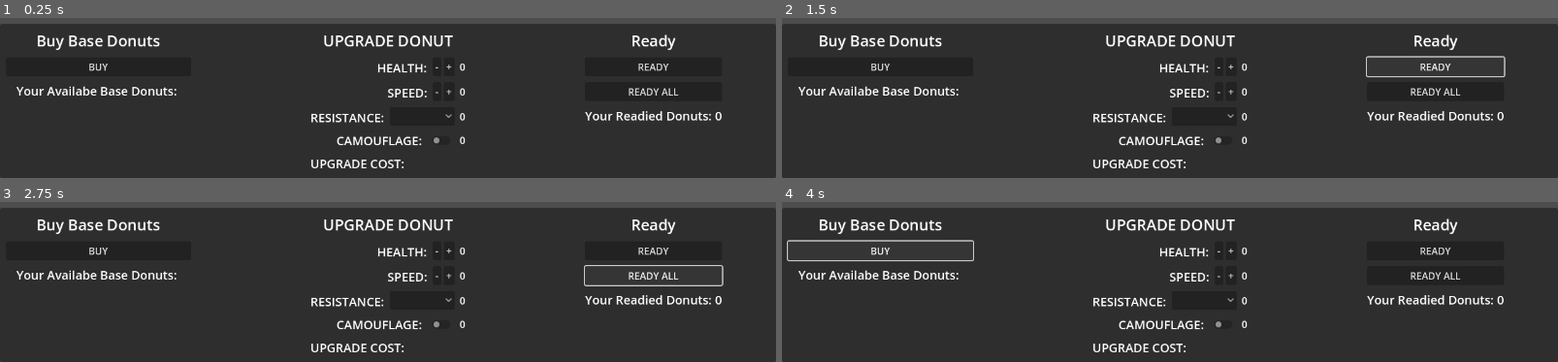
Above: before the commit, frames 1-4 (two rows, left to right).
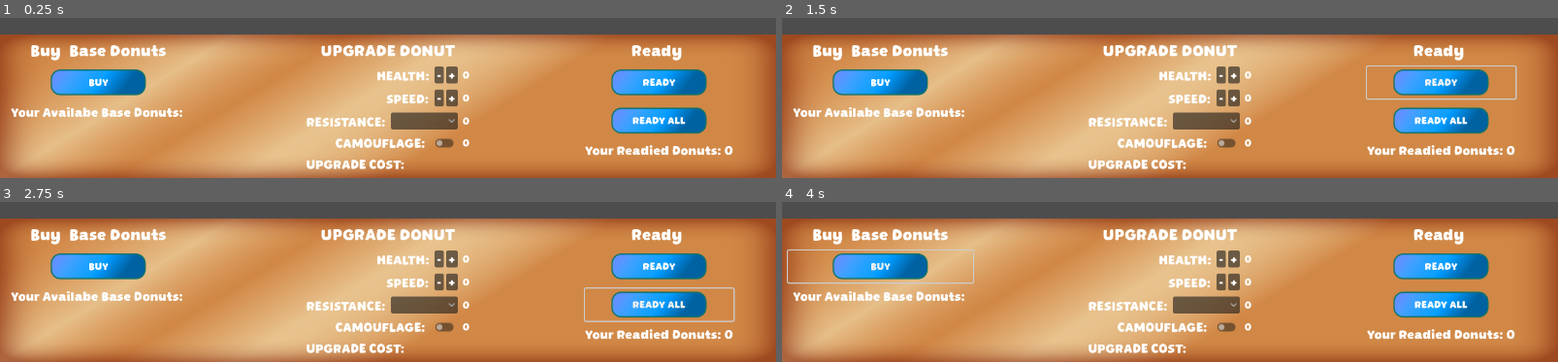
Above: after the commit, the same moments.

Repository: TheMintyMan/ProjectDominut
Game: Godot game, scene res://art/ui/ui_donut_upgrade.tscn
The game is run twice, just before and just after one commit, with the same random seed, the same clock (stepped at 60 frames per second) and the same inputs.
Inputs:
- Up to frame 1 (0.25 s): no input
- Up to frame 2 (1.5 s): click "READY" at 0.5 s; click "READY" at 1.25 s
- Up to frame 3 (2.75 s): click "READY ALL" at 2 s
- Up to frame 4 (4 s): click "READY ALL" at 2.75 s; click "BUY" at 3.5 s

The runs differ from the first frame. In frame 1, 96% of the frame differs, in the area x 0-100%, y 3-100%; in frame 2, 96%; in frame 3, 96%; in frame 4, 96%.

Commit message:
UI art added - buttons

Diff:
--- a/art/characters/fruit_veg/textures/Veggie_material.tres
+++ b/art/characters/fruit_veg/textures/Veggie_material.tres
@@ -3,5 +3,7 @@
 [ext_resource type="Texture2D" uid="uid://dfui4mwpdg54" path="res://art/characters/fruit_veg/textures/Veggie_BaseColor.png" id="1_vopjk"]
 
 [resource]
-transparency = 1
+transparency = 3
+alpha_hash_scale = 1.0
+alpha_antialiasing_mode = 0
 albedo_texture = ExtResource("1_vopjk")
--- /dev/null
+++ b/art/ui/UI_Sprites/CookingBG_Mat.tres
@@ -0,0 +1,3 @@
+[gd_resource type="CanvasItemMaterial" load_steps=0 format=3 uid="uid://dmfubnd8535fn"]
+
+[resource]
--- /dev/null
+++ b/art/ui/UI_Sprites/PanelBG_Theme.tres
@@ -0,0 +1,9 @@
+[gd_resource type="Theme" load_steps=3 format=3 uid="uid://h1stwtlp1a3f"]
+
+[ext_resource type="Texture2D" uid="uid://b8f4u37iydrg3" path="res://art/ui/UI_Sprites/CookingBG_UI.png" id="1_wfsgt"]
+
+[sub_resource type="StyleBoxTexture" id="StyleBoxTexture_e4odi"]
+texture = ExtResource("1_wfsgt")
+
+[resource]
+Panel/styles/panel = SubResource("StyleBoxTexture_e4odi")
--- a/art/ui/ui_donut_upgrade.tscn
+++ b/art/ui/ui_donut_upgrade.tscn
@@ -1,4 +1,15 @@
-[gd_scene load_steps=0 format=3 uid="uid://b0fslalvgxeag"]
+[gd_scene load_steps=5 format=3 uid="uid://hw56ta54n74n"]
+
+[ext_resource type="Texture2D" uid="uid://b8f4u37iydrg3" path="res://art/ui/UI_Sprites/CookingBG_UI.png" id="1_cjet6"]
+[ext_resource type="FontFile" uid="uid://dngvdej52pski" path="res://art/ui/Fonts/Planet Jumbo.otf" id="2_o0ku6"]
+[ext_resource type="Texture2D" uid="uid://duy4hn0b8gup0" path="res://art/ui/UI_Sprites/BaseButton.png" id="2_xcikl"]
+
+[sub_resource type="StyleBoxTexture" id="StyleBoxTexture_o0ku6"]
+texture = ExtResource("1_cjet6")
+expand_margin_left = 20.0
+expand_margin_top = 10.0
+expand_margin_right = 21.0
+expand_margin_bottom = 8.0
 
 [node name="ui_donut_upgrade" type="Control"]
 layout_mode = 3
@@ -17,6 +28,7 @@
 offset_top = -24.080017
 grow_horizontal = 2
 grow_vertical = 0
+theme_override_styles/panel = SubResource("StyleBoxTexture_o0ku6")
 
 [node name="MarginContainer" type="MarginContainer" parent="PanelContainer"]
 layout_mode = 2
@@ -38,13 +50,20 @@
 [node name="Label_BUY_DONUTS" type="Label" parent="PanelContainer/MarginContainer/HBoxContainer/VBox_BuyBaseDonuts"]
 layout_mode = 2
 size_flags_horizontal = 4
+theme_override_colors/font_color = Color(1, 1, 1, 1)
+theme_override_fonts/font = ExtResource("2_o0ku6")
 theme_override_font_sizes/font_size = 25
 text = "Buy Base Donuts"
 horizontal_alignment = 1
 
 [node name="btn_buy_donuts" type="Button" parent="PanelContainer/MarginContainer/HBoxContainer/VBox_BuyBaseDonuts"]
 layout_mode = 2
+theme_override_colors/font_color = Color(1, 1, 1, 1)
+theme_override_fonts/font = ExtResource("2_o0ku6")
 text = "BUY"
+icon = ExtResource("2_xcikl")
+flat = true
+icon_alignment = 1
 
 [node name="HBoxContainer" type="HBoxContainer" parent="PanelContainer/MarginContainer/HBoxContainer/VBox_BuyBaseDonuts"]
 layout_mode = 2
@@ -53,6 +72,8 @@
 [node name="_text_base_donuts" type="Label" parent="PanelContainer/MarginContainer/HBoxContainer/VBox_BuyBaseDonuts/HBoxContainer"]
 layout_mode = 2
 size_flags_horizontal = 4
+theme_override_colors/font_color = Color(1, 1, 1, 1)
+theme_override_fonts/font = ExtResource("2_o0ku6")
 theme_override_font_sizes/font_size = 20
 text = "Your Availabe Base Donuts: "
 horizontal_alignment = 1
@@ -65,6 +86,8 @@
 [node name="Label_UPGRADE" type="Label" parent="PanelContainer/MarginContainer/HBoxContainer/VBox_Upgrade"]
 layout_mode = 2
 size_flags_horizontal = 4
+theme_override_colors/font_color = Color(1, 1, 1, 1)
+theme_override_fonts/font = ExtResource("2_o0ku6")
 theme_override_font_sizes/font_size = 25
 text = "UPGRADE DONUT"
 
@@ -86,20 +109,28 @@
 layout_mode = 2
 size_flags_horizontal = 8
 size_flags_vertical = 8
+theme_override_colors/font_color = Color(1, 1, 1, 1)
+theme_override_fonts/font = ExtResource("2_o0ku6")
 theme_override_font_sizes/font_size = 20
 text = "HEALTH: "
 horizontal_alignment = 1
 
 [node name="btn_remove_health" type="Button" parent="PanelContainer/MarginContainer/HBoxContainer/VBox_Upgrade/HBoxContainer/VBoxContainer3/HBox_HEALTH"]
 layout_mode = 2
+theme_override_colors/font_color = Color(1, 1, 1, 1)
+theme_override_fonts/font = ExtResource("2_o0ku6")
 text = "-"
 
 [node name="btn_add_health" type="Button" parent="PanelContainer/MarginContainer/HBoxContainer/VBox_Upgrade/HBoxContainer/VBoxContainer3/HBox_HEALTH"]
 layout_mode = 2
+theme_override_colors/font_color = Color(1, 1, 1, 1)
+theme_override_fonts/font = ExtResource("2_o0ku6")
 text = "+"
 
 [node name="Label" type="Label" parent="PanelContainer/MarginContainer/HBoxContainer/VBox_Upgrade/HBoxContainer/VBoxContainer3/HBox_HEALTH"]
 layout_mode = 2
+theme_override_colors/font_color = Color(1, 1, 1, 1)
+theme_override_fonts/font = ExtResource("2_o0ku6")
 text = " 0"
 
 [node name="HBox_SPEED" type="HBoxContainer" parent="PanelContainer/MarginContainer/HBoxContainer/VBox_Upgrade/HBoxContainer/VBoxContainer3"]
@@ -110,20 +141,28 @@
 layout_mode = 2
 size_flags_horizontal = 8
 size_flags_vertical = 8
+theme_override_colors/font_color = Color(1, 1, 1, 1)
+theme_override_fonts/font = ExtResource("2_o0ku6")
 theme_override_font_sizes/font_size = 20
 text = "SPEED: "
 horizontal_alignment = 1
 
 [node name="btn_remove_speed" type="Button" parent="PanelContainer/MarginContainer/HBoxContainer/VBox_Upgrade/HBoxContainer/VBoxContainer3/HBox_SPEED"]
 layout_mode = 2
+theme_override_colors/font_color = Color(1, 1, 1, 1)
+theme_override_fonts/font = ExtResource("2_o0ku6")
 text = "-"
 
 [node name="btn_add_speed" type="Button" parent="PanelContainer/MarginContainer/HBoxContainer/VBox_Upgrade/HBoxContainer/VBoxContainer3/HBox_SPEED"]
 layout_mode = 2
+theme_override_colors/font_color = Color(1, 1, 1, 1)
+theme_override_fonts/font = ExtResource("2_o0ku6")
 text = "+"
 
 [node name="Label" type="Label" parent="PanelContainer/MarginContainer/HBoxContainer/VBox_Upgrade/HBoxContainer/VBoxContainer3/HBox_SPEED"]
 layout_mode = 2
+theme_override_colors/font_color = Color(1, 1, 1, 1)
+theme_override_fonts/font = ExtResource("2_o0ku6")
 text = " 0"
 
 [node name="HBox_RESISTANCE" type="HBoxContainer" parent="PanelContainer/MarginContainer/HBoxContainer/VBox_Upgrade/HBoxContainer/VBoxContainer3"]
@@ -134,12 +173,16 @@
 layout_mode = 2
 size_flags_horizontal = 8
 size_flags_vertical = 8
+theme_override_colors/font_color = Color(1, 1, 1, 1)
+theme_override_fonts/font = ExtResource("2_o0ku6")
 theme_override_font_sizes/font_size = 20
 text = "RESISTANCE: "
 horizontal_alignment = 1
 
 [node name="_optn_resistance" type="OptionButton" parent="PanelContainer/MarginContainer/HBoxContainer/VBox_Upgrade/HBoxContainer/VBoxContainer3/HBox_RESISTANCE"]
 layout_mode = 2
+theme_override_colors/font_color = Color(1, 1, 1, 1)
+theme_override_fonts/font = ExtResource("2_o0ku6")
 item_count = 5
 popup/item_0/text = "NONE"
 popup/item_0/id = 0
@@ -154,6 +197,8 @@
 
 [node name="Label" type="Label" parent="PanelContainer/MarginContainer/HBoxContainer/VBox_Upgrade/HBoxContainer/VBoxContainer3/HBox_RESISTANCE"]
 layout_mode = 2
+theme_override_colors/font_color = Color(1, 1, 1, 1)
+theme_override_fonts/font = ExtResource("2_o0ku6")
 text = " 0"
 
 [node name="HBox_CAMOUFLAGE" type="HBoxContainer" parent="PanelContainer/MarginContainer/HBoxContainer/VBox_Upgrade/HBoxContainer/VBoxContainer3"]
@@ -164,6 +209,8 @@
 layout_mode = 2
 size_flags_horizontal = 8
 size_flags_vertical = 8
+theme_override_colors/font_color = Color(1, 1, 1, 1)
+theme_override_fonts/font = ExtResource("2_o0ku6")
 theme_override_font_sizes/font_size = 20
 text = "CAMOUFLAGE: "
 horizontal_alignment = 2
@@ -173,6 +220,8 @@
 
 [node name="Label" type="Label" parent="PanelContainer/MarginContainer/HBoxContainer/VBox_Upgrade/HBoxContainer/VBoxContainer3/HBox_CAMOUFLAGE"]
 layout_mode = 2
+theme_override_colors/font_color = Color(1, 1, 1, 1)
+theme_override_fonts/font = ExtResource("2_o0ku6")
 text = " 0"
 
 [node name="HBox_CAMOUFLAGE2" type="HBoxContainer" parent="PanelContainer/MarginContainer/HBoxContainer/VBox_Upgrade/HBoxContainer/VBoxContainer3"]
@@ -182,6 +231,8 @@
 [node name="_text_upgrade_cost" type="Label" parent="PanelContainer/MarginContainer/HBoxContainer/VBox_Upgrade/HBoxContainer/VBoxContainer3/HBox_CAMOUFLAGE2"]
 layout_mode = 2
 size_flags_horizontal = 8
+theme_override_colors/font_color = Color(1, 1, 1, 1)
+theme_override_fonts/font = ExtResource("2_o0ku6")
 theme_override_font_sizes/font_size = 20
 text = "UPGRADE COST: "
 horizontal_alignment = 1
@@ -194,17 +245,29 @@
 
 [node name="Label_READY" type="Label" parent="PanelContainer/MarginContainer/HBoxContainer/VBox_READY"]
 layout_mode = 2
+theme_override_colors/font_color = Color(1, 1, 1, 1)
+theme_override_fonts/font = ExtResource("2_o0ku6")
 theme_override_font_sizes/font_size = 25
 text = "Ready"
 horizontal_alignment = 1
 
 [node name="btn_ready" type="Button" parent="PanelContainer/MarginContainer/HBoxContainer/VBox_READY"]
 layout_mode = 2
+theme_override_colors/font_color = Color(1, 1, 1, 1)
+theme_override_fonts/font = ExtResource("2_o0ku6")
 text = "READY"
+icon = ExtResource("2_xcikl")
+flat = true
+icon_alignment = 1
 
 [node name="btn_ready_all" type="Button" parent="PanelContainer/MarginContainer/HBoxContainer/VBox_READY"]
 layout_mode = 2
+theme_override_colors/font_color = Color(1, 1, 1, 1)
+theme_override_fonts/font = ExtResource("2_o0ku6")
 text = "READY ALL"
+icon = ExtResource("2_xcikl")
+flat = true
+icon_alignment = 1
 
 [node name="HBoxContainer" type="HBoxContainer" parent="PanelContainer/MarginContainer/HBoxContainer/VBox_READY"]
 layout_mode = 2
@@ -213,6 +276,8 @@
 [node name="_text_readied_donuts" type="Label" parent="PanelContainer/MarginContainer/HBoxContainer/VBox_READY/HBoxContainer"]
 layout_mode = 2
 size_flags_horizontal = 4
+theme_override_colors/font_color = Color(1, 1, 1, 1)
+theme_override_fonts/font = ExtResource("2_o0ku6")
 theme_override_font_sizes/font_size = 20
 text = "Your Readied Donuts: 0"
 horizontal_alignment = 1
Binary file added: art/ui/Fonts/Candy Planet.ttf
Not shown, added: art/ui/Fonts/Candy Planet.ttf.import
Binary file added: art/ui/Fonts/Planet Jumbo.otf
Not shown, added: art/ui/Fonts/Planet Jumbo.otf.import
Binary file added: art/ui/Fonts/Super Meatball.ttf
Not shown, added: art/ui/Fonts/Super Meatball.ttf.import
Binary file added: art/ui/UI_Sprites/BaseButton.png
Not shown, added: art/ui/UI_Sprites/BaseButton.png.import
Binary file added: art/ui/UI_Sprites/CookingBG_UI.png
Not shown, added: art/ui/UI_Sprites/CookingBG_UI.png.import
